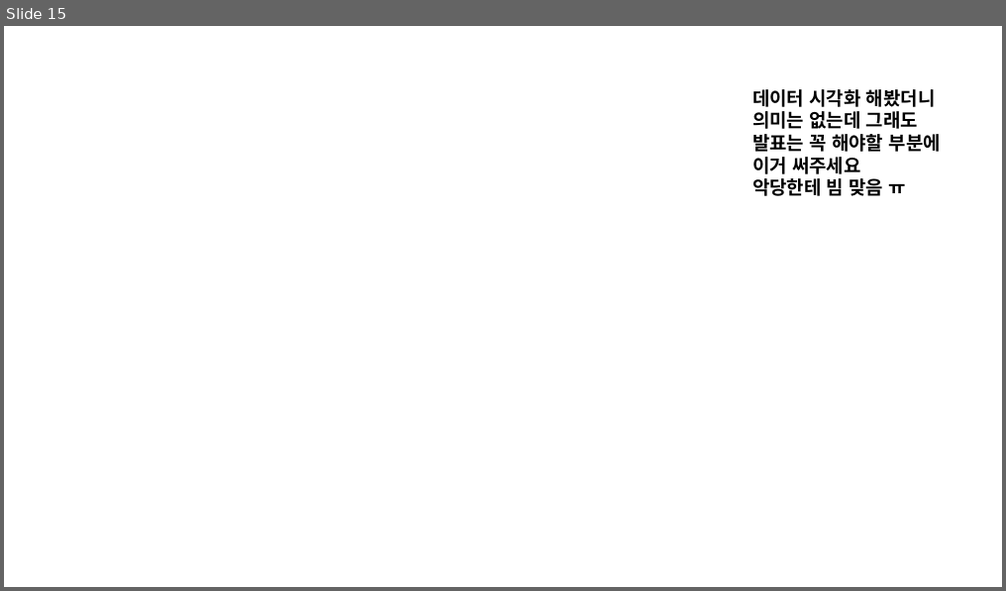
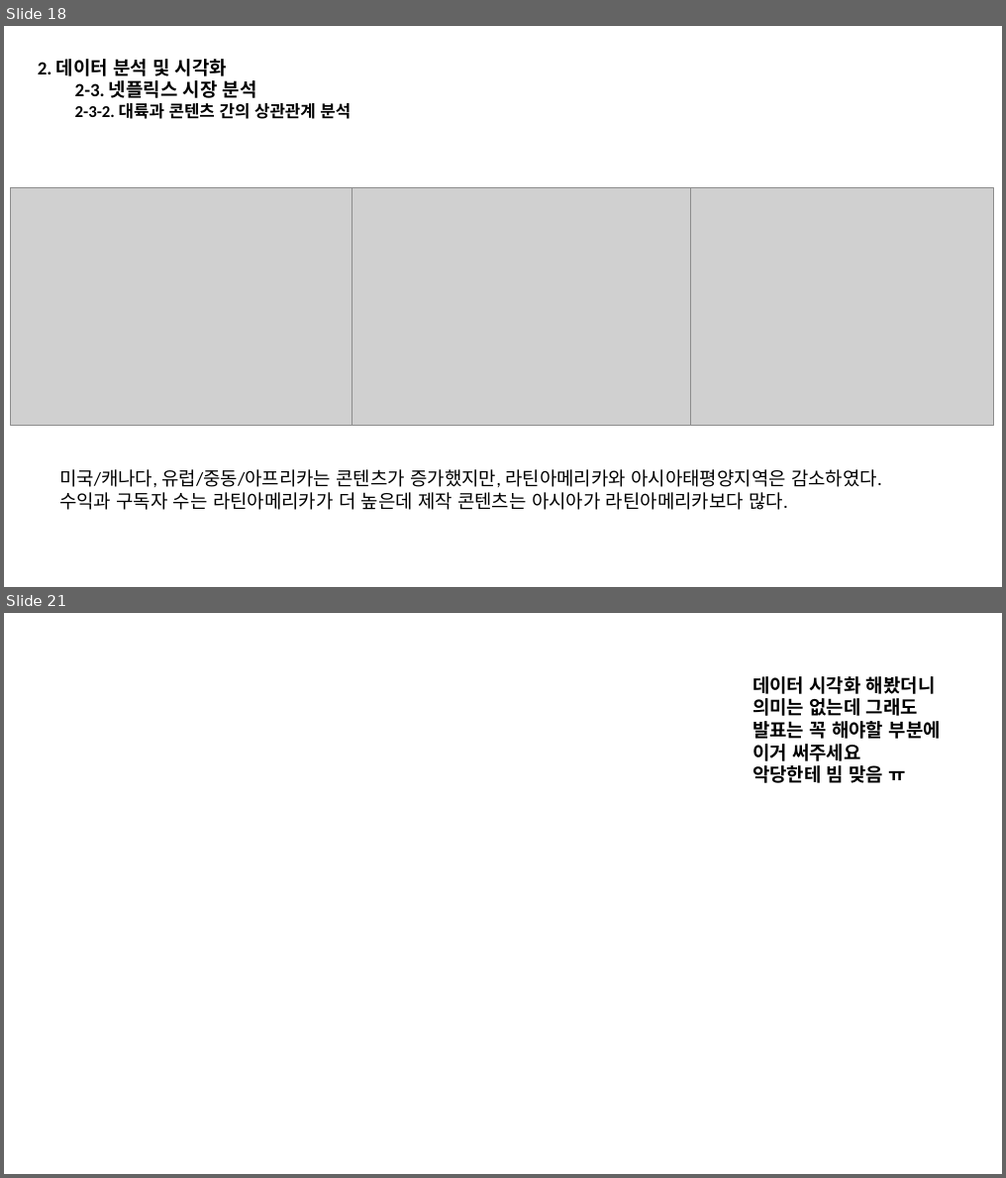
Before and after one commit to kim-seo-hyun/datathon, a slide deck: weddingpeach_speech_finish.pptx. Shown one above the other, each under a label of ours: slide 15 before the commit, slides 18 and 21 after it; the slides between them are not shown. The pictures are 1006x591 and 1006x1178 pixels, drawn with LibreOffice and Linux fonts; fonts in the diff are those of the drawing; grey boxes stand for pictures; background and template pictures are left out. Boxes give left, top, right and bottom in pixels: in the first picture for what was removed or moved away, otherwise in the second. Text is boxed around its words. In the diff, an @@ line names an element or a change of style, - is before the commit and + after.

```diff
--- a/weddingpeach_speech_finish.pptx
+++ b/weddingpeach_speech_finish.pptx
@@ slide 18 added at [4,26,1002,587], background #FFFFFF @@
@@ text added at [38,59,350,119], 18 pt, text #000000, bold @@
+2. 데이터 분석 및 시각화
+  2-3. 넷플릭스 시장 분석
+  2-3-2. 대륙과 콘텐츠 간의 상관관계 분석
@@ picture added at [11,187,352,426] @@
@@ picture added at [351,187,690,426] @@
@@ picture added at [690,187,994,426] @@
@@ text added at [59,470,882,510], 18 pt, text #000000 @@
+미국/캐나다, 유럽/중동/아프리카는 콘텐츠가 증가했지만, 라틴아메리카와 아시아태평양지역은 감소하였다.
+수익과 구독자 수는 라틴아메리카가 더 높은데 제작 콘텐츠는 아시아가 라틴아메리카보다 많다.
@@ what was slide 15 is now slide 21 @@
```
Also in this commit, not shown: 5 slides changed, 13 other slides added, 20 slides removed.
